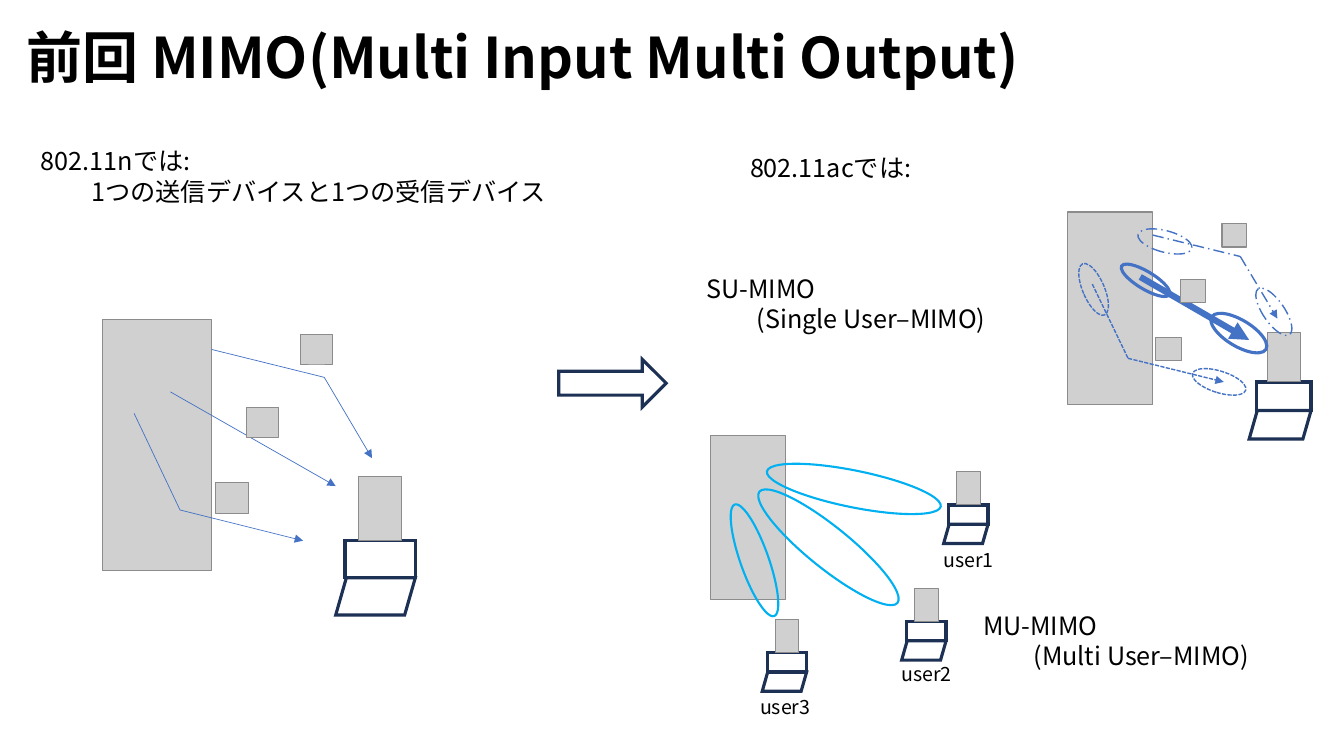
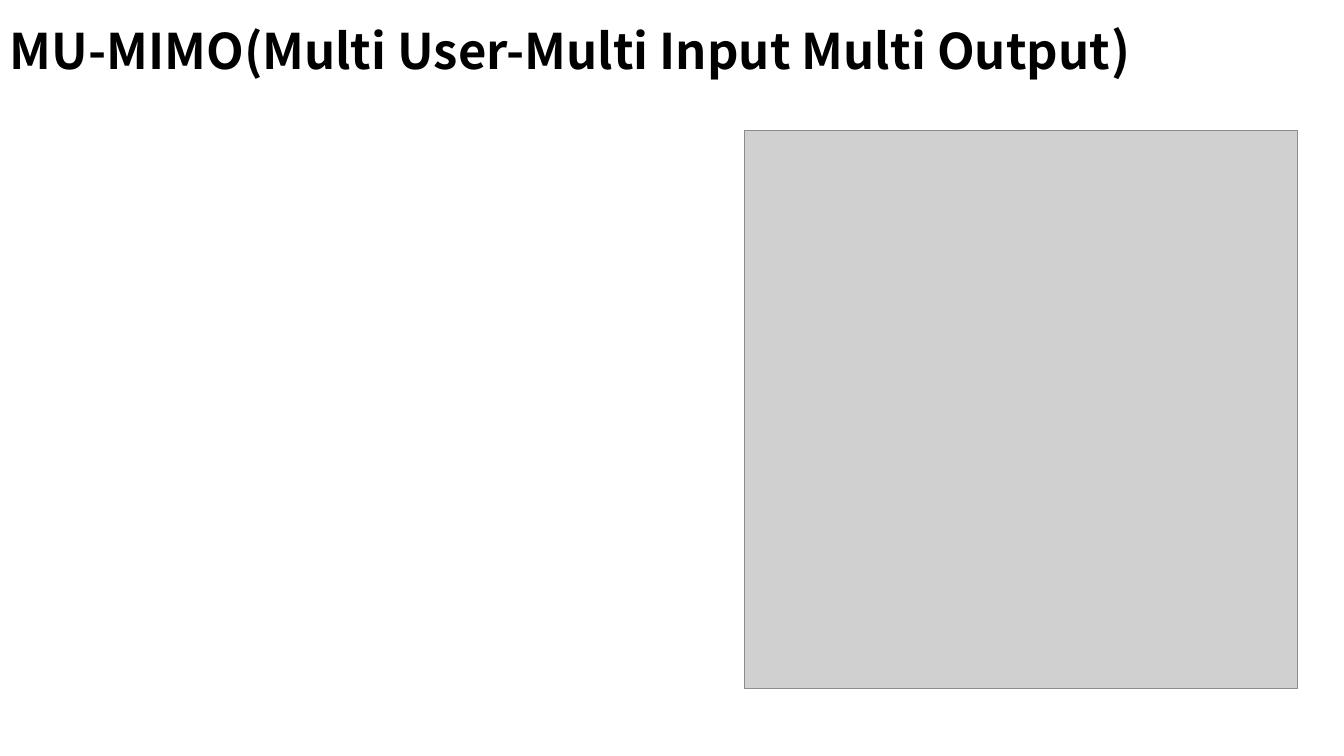
Before and after one commit to ryoww/seminar, a slide deck: slide 15 of MIMO/MU-MIMO.pptx (slide 2 before the commit). Drawn at 1344x756 pixels with LibreOffice and Linux fonts; fonts in the diff are those of the drawing; grey boxes stand for pictures; background and template pictures are left out. Boxes give left, top, right and bottom in pixels: in the first picture for what was removed or moved away, otherwise in the second. Text is boxed around its words. In the diff, an @@ line names an element or a change of style, - is before the commit and + after.

```diff
--- a/MIMO/MU-MIMO.pptx
+++ b/MIMO/MU-MIMO.pptx
@@ text at bbox=[10, 27, 1130, 80]: text changed; size 40 to 35 pt @@
-前回 MIMO(Multi Input Multi Output)
+MU-MIMO(Multi User-Multi Input Multi Output)
@@ picture added at bbox=[744, 131, 1298, 689] @@
@@ text removed at bbox=[41, 150, 546, 203] @@
-802.11nでは:
-  1つの送信デバイスと1つの受信デバイス
@@ text removed at bbox=[750, 157, 911, 178] @@
-802.11acでは:
@@ picture removed at bbox=[1068, 212, 1152, 404] @@
@@ ellipse removed at bbox=[1136, 224, 1195, 259] @@
@@ line removed from (1153, 235) to (1240, 256) @@
@@ picture removed at bbox=[1222, 224, 1246, 247] @@
@@ ellipse removed at bbox=[1073, 259, 1114, 319] @@
@@ ellipse removed at bbox=[1118, 258, 1174, 301] @@
@@ arrow removed from (1240, 256) to (1277, 319) @@
@@ text removed at bbox=[706, 279, 986, 335] @@
-SU-MIMO
-  (Single User–MIMO)
@@ line removed from (1093, 284) to (1128, 359) @@
@@ arrow removed from (1140, 277) to (1249, 340) @@
@@ picture removed at bbox=[1181, 279, 1206, 302] @@
@@ ellipse removed at bbox=[1250, 283, 1298, 341] @@
@@ ellipse removed at bbox=[1205, 306, 1273, 361] @@
@@ right arrow removed at bbox=[559, 359, 666, 406] @@
@@ arrow removed from (1128, 359) to (1224, 382) @@
@@ picture removed at bbox=[1156, 338, 1182, 361] @@
@@ picture removed at bbox=[1267, 333, 1301, 382] @@
@@ ellipse removed at bbox=[1190, 363, 1249, 400] @@
@@ rectangle removed at bbox=[1256, 382, 1311, 410] @@
@@ parallelogram removed at bbox=[1249, 410, 1311, 439] @@
@@ group removed at bbox=[103, 320, 415, 615]: 5 pictures, 3 arrows, 2 lines, 1 rectangle, 1 parallelogram @@
@@ text removed at bbox=[983, 616, 1249, 670] @@
-MU-MIMO
-  (Multi User–MIMO)
@@ group removed at bbox=[711, 436, 993, 715]: 4 pictures, 3 rectangles, 3 parallelograms, 3 ellipses, 3 texts @@
-user1
-user2
-user3
```
Also in this commit, not shown: 8 other slides changed, 7 slides added, 1 slide removed, 26 other files.
